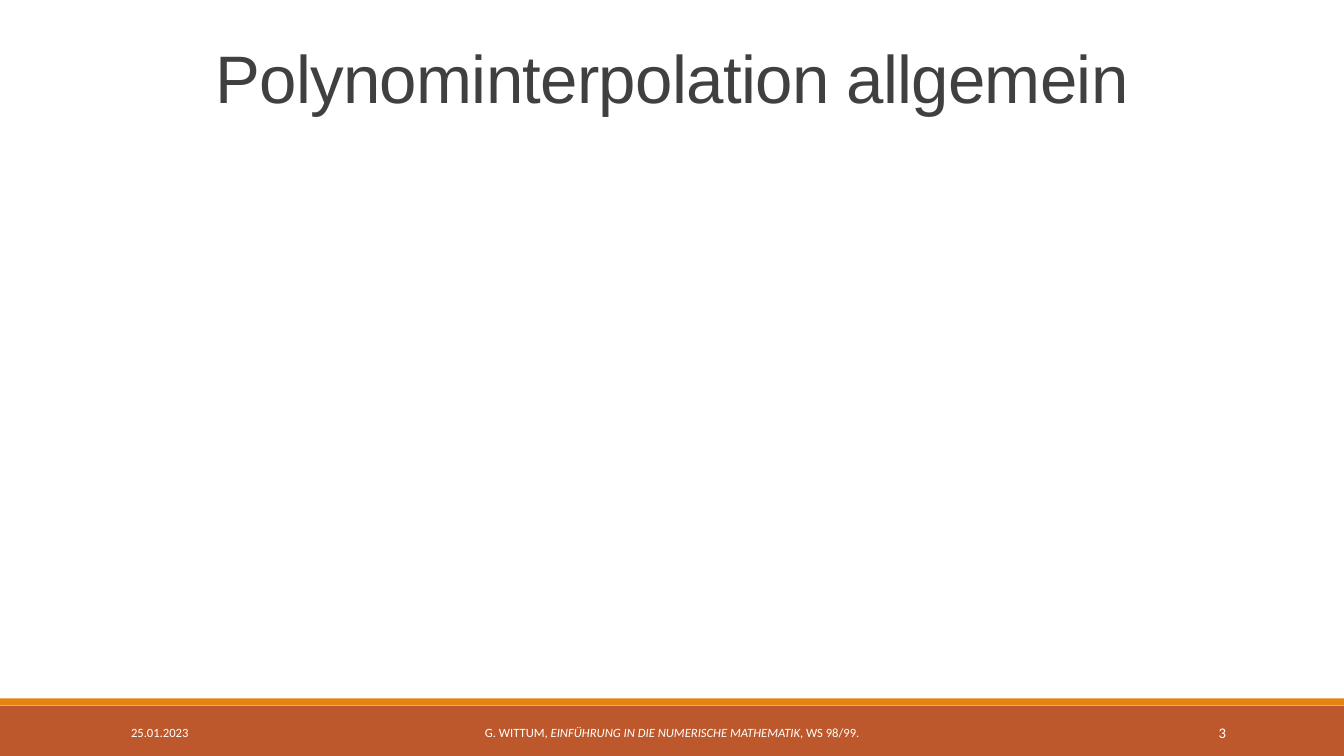
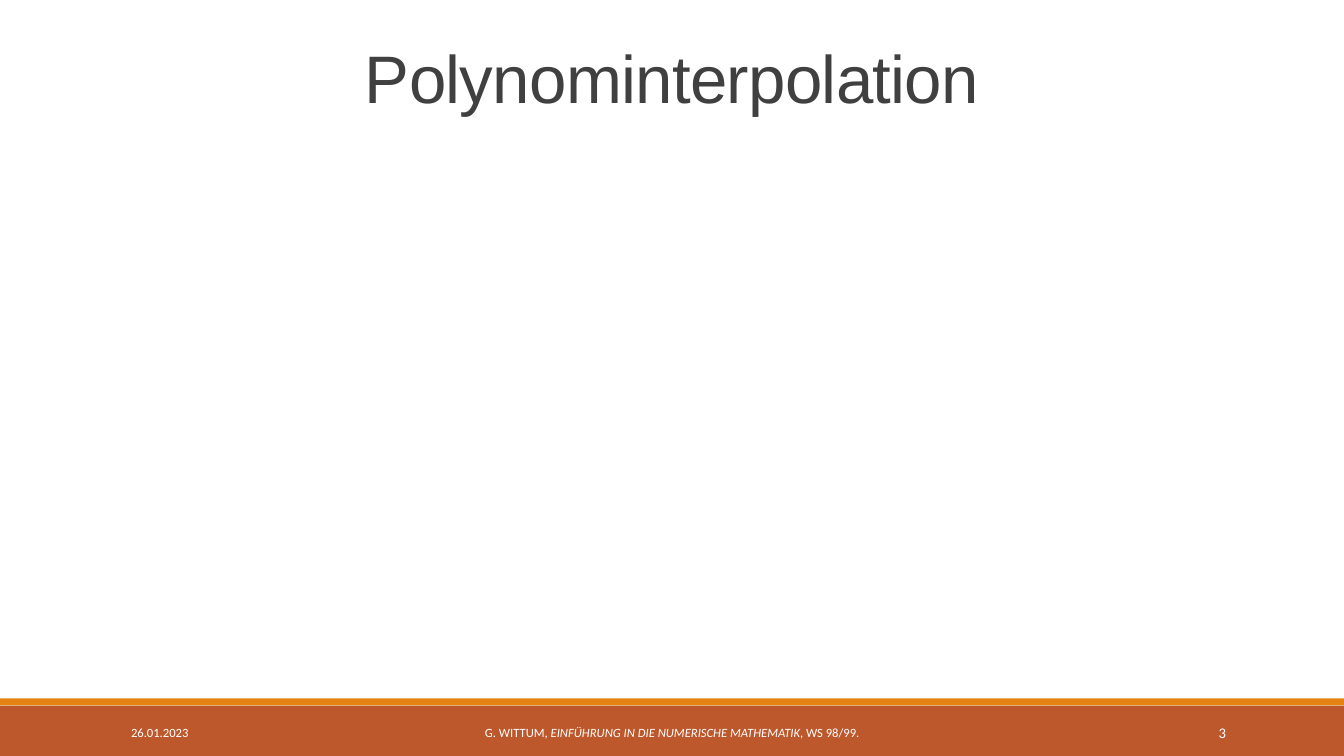
Before and after one commit to CedricBorko/Seminar-Modellierung-Polynominterpolation, a slide deck: slide 3 of Polynominterpolation.pptx. Drawn at 1344x756 pixels with LibreOffice and Linux fonts; fonts in the diff are those of the drawing; grey boxes stand for pictures. Boxes give left, top, right and bottom in pixels: in the first picture for what was removed or moved away, otherwise in the second. Text is boxed around its words. In the diff, an @@ line names an element or a change of style, - is before the commit and + after.

```diff
--- a/Polynominterpolation.pptx
+++ b/Polynominterpolation.pptx
@@ title at <box>365,54,979,116</box>: text changed @@
-Polynominterpolation allgemein
+Polynominterpolation
@@ text at <box>131,728,188,737</box>: text changed @@
-25.01.2023
+26.01.2023
```
Also in this commit, not shown: 25 other slides changed, 25 slides added, 17 other files.
